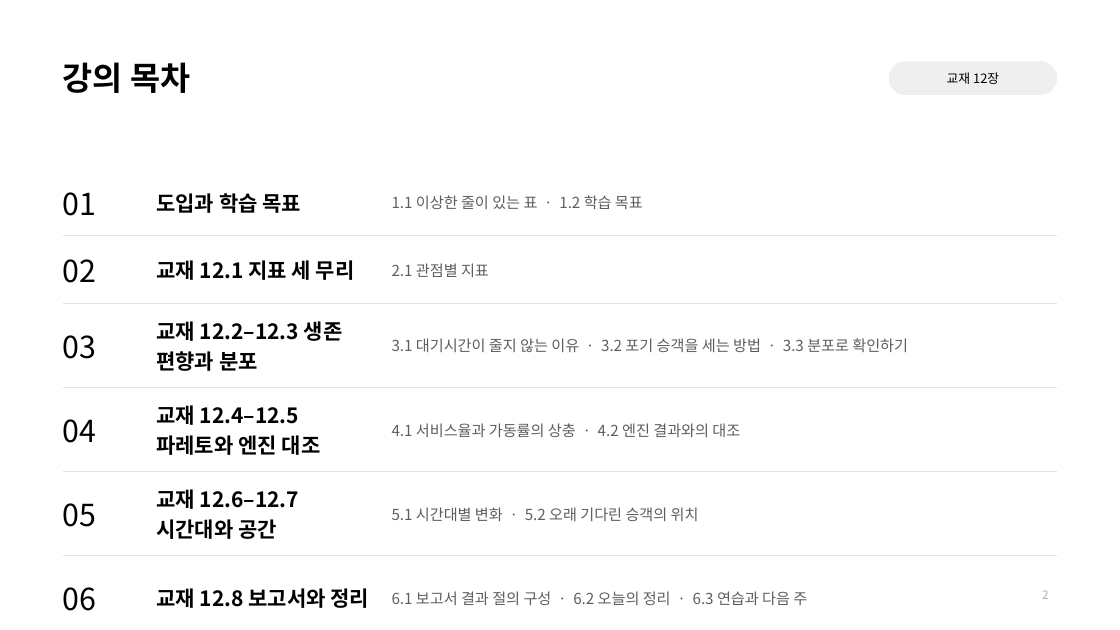
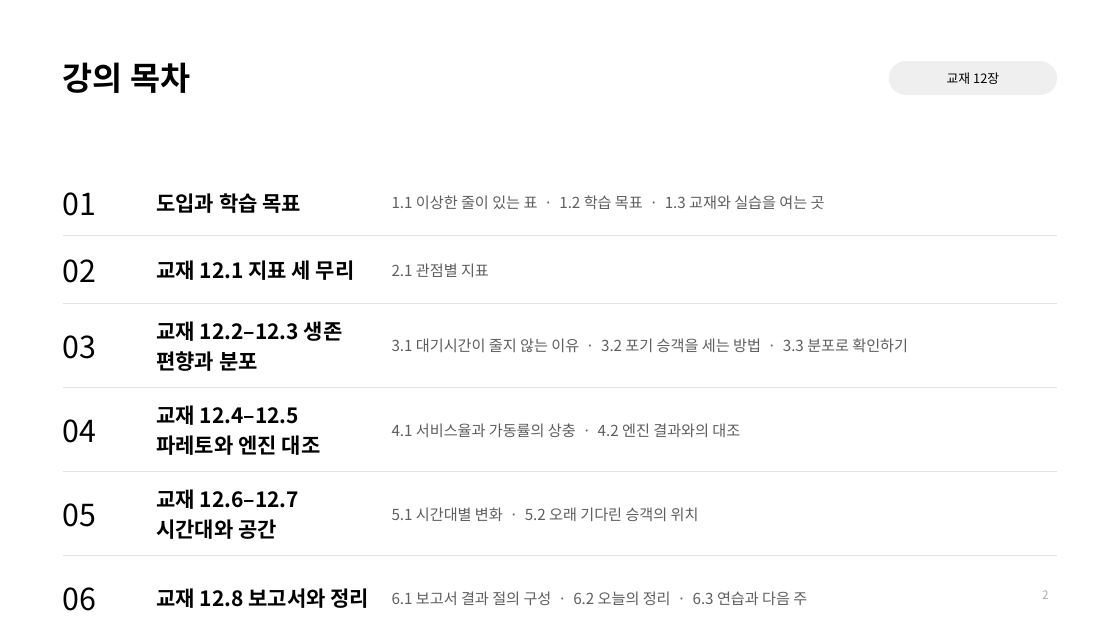
Before and after one commit to jihoyeo/smart-transport-logistics, a slide deck: slide 2 of slides/week07/ch12_metrics.pptx. Drawn at 1120x630 pixels with LibreOffice and Linux fonts; fonts in the diff are those of the drawing. Boxes give left, top, right and bottom in pixels: in the first picture for what was removed or moved away, otherwise in the second. Text is boxed around its words. In the diff, an @@ line names an element or a change of style, - is before the commit and + after.

```diff
--- a/slides/week07/ch12_metrics.pptx
+++ b/slides/week07/ch12_metrics.pptx
@@ table at [63,168,1057,615] @@
-row 1, column 3: 1.1 이상한 줄이 있는 표 · 1.2 학습 목표
+row 1, column 3: 1.1 이상한 줄이 있는 표 · 1.2 학습 목표 · 1.3 교재와 실습을 여는 곳
```
Also in this commit, not shown: 3 other slides changed, 1 slide added, 29 other files.
